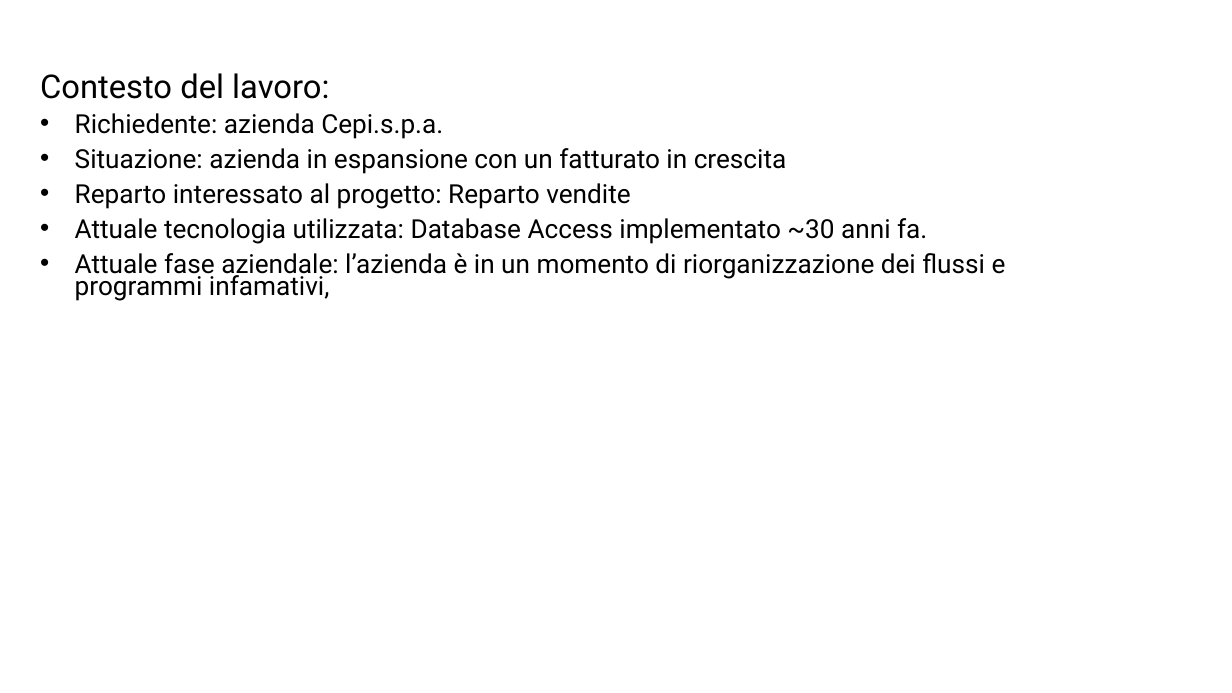
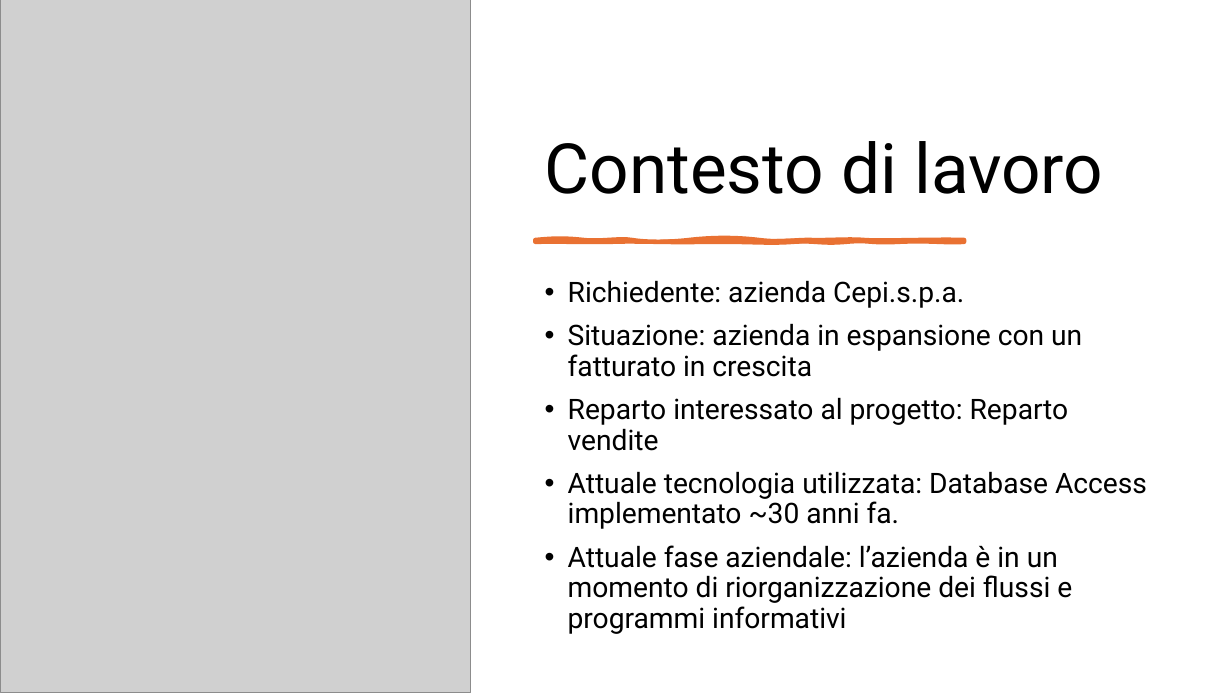
Before and after one commit to Cav95/Tesi_Triennale, a slide deck: slide 2 of Slide/Configuratore di prodotto per le vendite.pptx. Drawn at 1232x693 pixels with LibreOffice and Linux fonts; fonts in the diff are those of the drawing; grey boxes stand for pictures. Boxes give left, top, right and bottom in pixels: in the first picture for what was removed or moved away, otherwise in the second. Text is boxed around its words. In the diff, an @@ line names an element or a change of style, - is before the commit and + after.

Commit message:
update slide

```diff
--- a/Slide/Configuratore di prodotto per le vendite.pptx
+++ b/Slide/Configuratore di prodotto per le vendite.pptx
@@ picture added at (0, 0, 470, 693) @@
@@ text at (40, 73, 329, 99): paragraph removed @@
-Contesto del lavoro:
@@ title added at (545, 141, 1103, 194), 54 pt, text #000000 @@
+Contesto di lavoro
@@ freeform shape added at (535, 240, 964, 242), fill #E97132, outline #E97132 3.5 pt @@
@@ text "Richiedente: azienda Cepi.s.p.a.": place and size @@
-text "Richiedente: azienda Cepi.s.p.a." at (40, 73, 1006, 301)
+text "Richiedente: azienda Cepi.s.p.a." at (568, 280, 1147, 634)
@@ text at (568, 280, 1147, 529): size 20.4 to 22 pt in "Richiedente: azienda Cepi.s.p.a.", "Situazione: azienda in espansione con un fatturato ...", "Reparto interessato al progetto: Reparto vendite", "Attuale tecnologia utilizzata: Database Access implementato  ..."; indent changed; line spacing 0.7 to 0.9 @@
@@ text at (568, 545, 1072, 634): text changed; size 20.4 to 22 pt @@
-• Attuale fase aziendale: l’azienda è in un momento di riorganizzazione dei flussi e programmi infamativi,
+• Attuale fase aziendale: l’azienda è in un momento di riorganizzazione dei flussi e programmi informativi
```
Also in this commit, not shown: 10 slides added, 1 other file.
